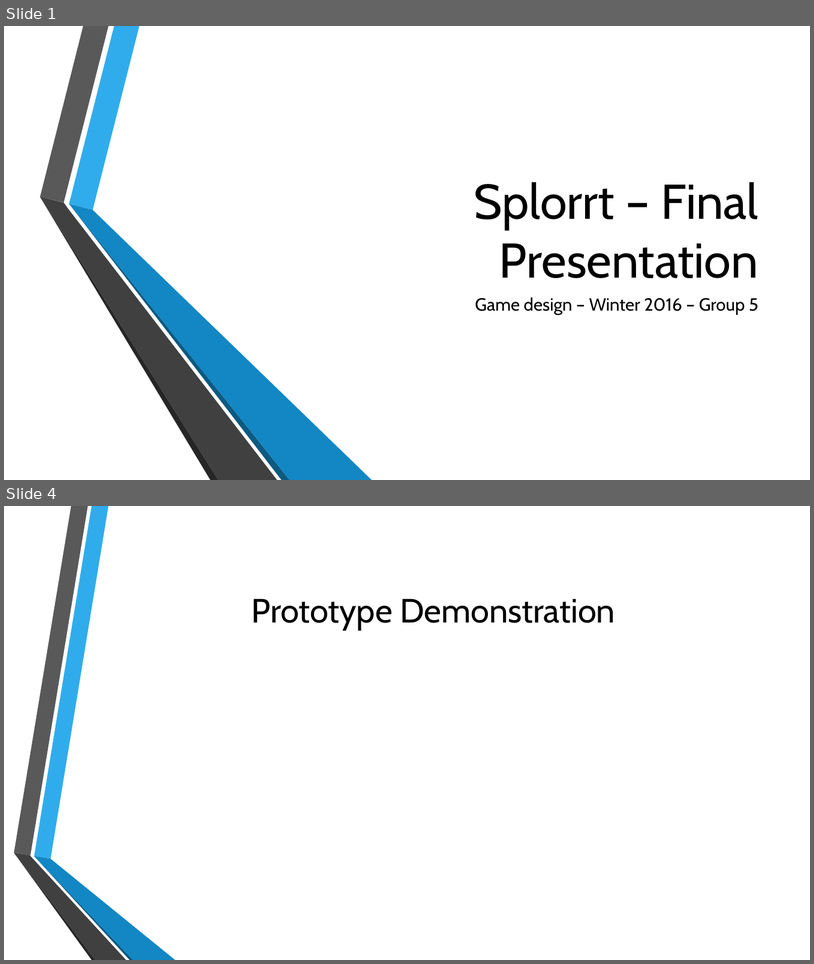
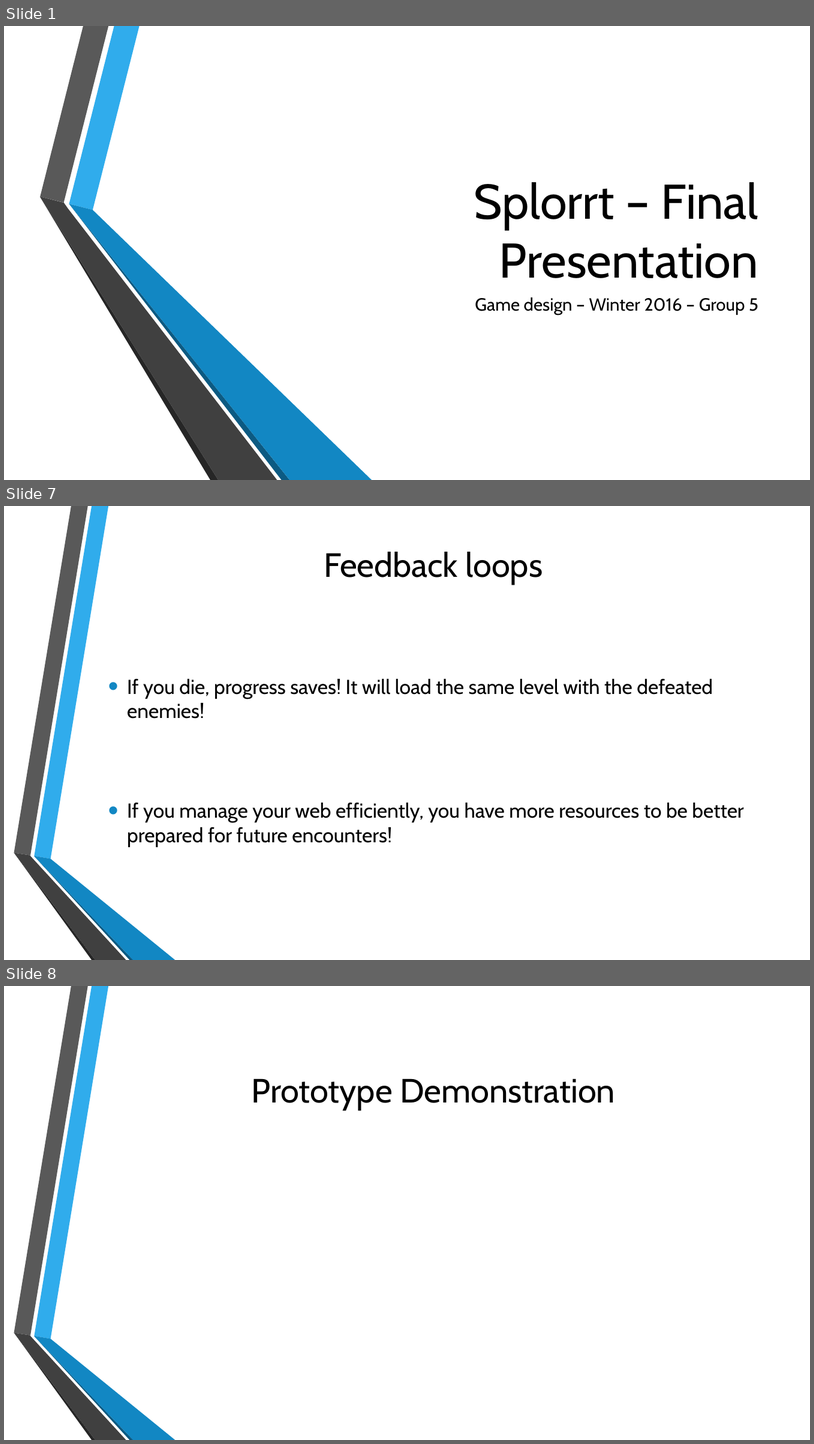
Before and after one commit to Arne2/GameDesign, a slide deck: Documents/Milestone4.pptx. Shown one above the other, each under a label of ours: slides 1 and 4 before the commit, slides 1, 7 and 8 after it; the slides between them are not shown. The pictures are 814x964 and 814x1444 pixels, drawn with LibreOffice and Linux fonts; fonts in the diff are those of the drawing; background and template pictures are left out. Boxes give left, top, right and bottom in pixels: in the first picture for what was removed or moved away, otherwise in the second. Text is boxed around its words. In the diff, an @@ line names an element or a change of style, - is before the commit and + after.

```diff
--- a/Documents/Milestone4.pptx
+++ b/Documents/Milestone4.pptx
@@ slide 7 added at (x1=4, y1=506, x2=810, y2=960), background picture (left out); not listed: 6 template elements that a slide beside it also shows @@
@@ title added at (x1=324, y1=552, x2=543, y2=585), 40 pt, text #000000 @@
+Feedback loops
@@ text added at (x1=127, y1=678, x2=744, y2=847), 24 pt, text #000000 @@
+• If you die, progress saves! It will load the same level with the defeated enemies!
+• If you manage your web efficiently, you have more resources to be better prepared for future encounters!
@@ what was slide 4 is now slide 8 @@
```
Also in this commit, not shown: 1 slide changed, 4 other slides added, 1 slide removed.
